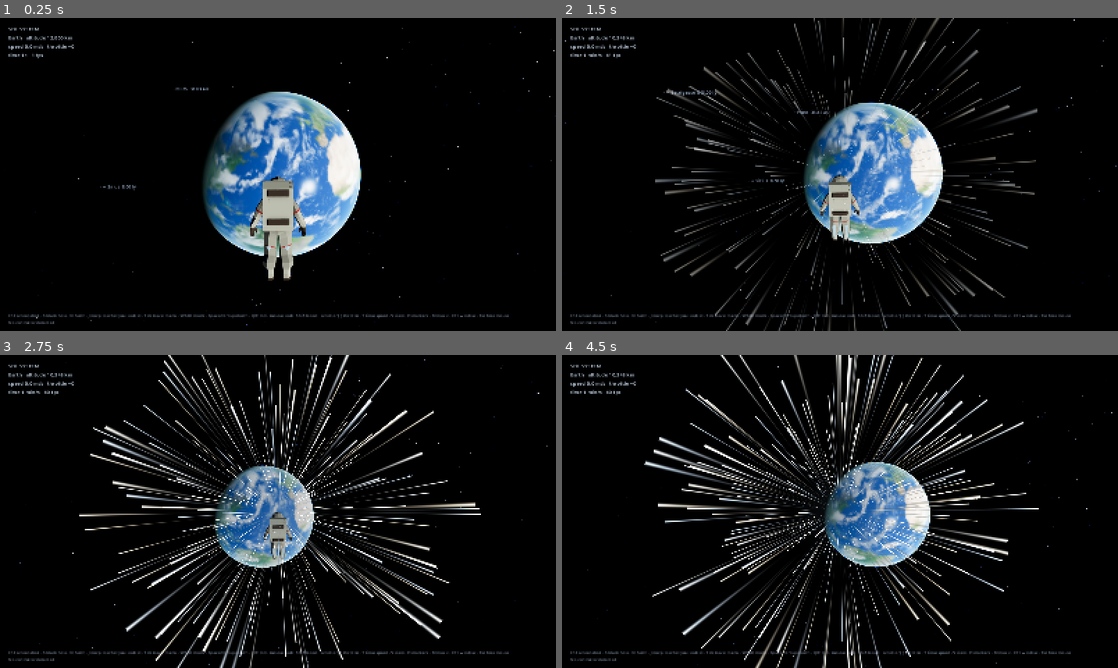
Above: before the commit, frames 1-4 (two rows, left to right).
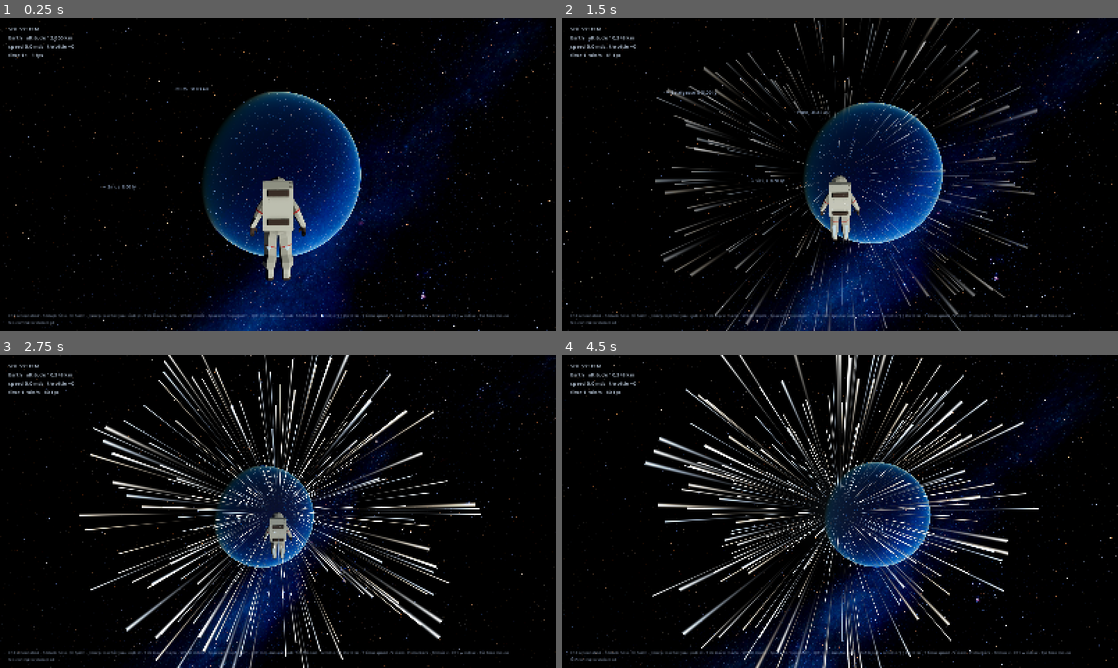
Above: after the commit, the same moments.

Repository: mert-atalay/uzay
Game: Godot game, scene res://scenes/main.tscn
Same seed, same stepped clock (60 frames per second), same inputs: the game is played once before the commit and once after it.
Inputs (mouse positions are in pixels of both pictures, inside the frame that each line leads up to):
- Up to frame 1 (0.25 s): no input
- Up to frame 2 (1.5 s): tap Enter at 0.5 s; move the mouse to (867, 174) at 0.52 s; hold Shift (boost) 0.53-1.28 s; hold W (move_forward) from 0.53 s (still down); click (867, 174) at 0.67 s; tap B (jump_black_hole) at 0.77 s; move the mouse to (812, 174) at 1.27 s; tap T (time_scale) at 1.35 s; click (812, 174) at 1.42 s
- Up to frame 3 (2.75 s): keep holding W (move_forward); tap B (jump_black_hole) at 1.52 s; move the mouse to (289, 505) at 2.02 s; hold H (toggle_markers) from 2.03 s (still down); click (289, 505) at 2.17 s
- Up to frame 4 (4.5 s): keep holding W (move_forward); move the mouse to (834, 517) at 2.77 s; release H (toggle_markers) at 2.78 s; tap V (toggle_view) at 2.85 s; click (834, 517) at 2.92 s; tap B (jump_black_hole) at 3.02, 3.77 s; move the mouse to (878, 514) at 3.52 s; hold J (warp_to_look) 3.53-4.28 s; click (878, 514) at 3.67 s; move the mouse to (795, 508) at 4.27 s; tap C at 4.35 s; click (795, 508) at 4.42 s

The runs differ from the first frame. In frame 1, 20% of the frame differs, in the area x 0-100%, y 0-100%; in frame 2, 17%; in frame 3, 9.5%; in frame 4, 13%.

Commit message:
Real sky, a believable Sun, a deeper black hole, and no more black disc
- The sky sphere was clipped by the far plane in a disc at the centre of the view; sky layers
  are now pinned to the far plane.
- Sky baked from Stellarium's Milky Way photograph and the HYG catalogue, with the naked-eye
  stars drawn as points and faint stars added per pixel.
- Stars: boiling surface, sunspots, limb darkening, corona, and glare when far away.
- Black hole: dense galactic-centre sky (also lensed), finer seamless disk, wider arrival view,
  a low drone, a darkening view and a time dilation readout.
- Daylight hides the stars more strongly inside air.

Co-Authored-By: Claude Fable 5.2 <noreply@anthropic.com>
Claude-Session: https://claude.ai/code/session_01B3mgGfndzZH63tY3QMdoJR

Diff:
--- a/shaders/black_hole.gdshader
+++ b/shaders/black_hole.gdshader
@@ -14,12 +14,13 @@
 
 uniform sampler2D panorama : source_color, filter_linear, repeat_enable;
 uniform float sky_brightness = 1.0;
+uniform float sky_core = 1.0;
 uniform mat3 sky_from_world = mat3(1.0);
 uniform float lens_radius = 60.0;
 uniform vec3 disk_normal = vec3(0.0, 1.0, 0.0);
 uniform float disk_inner = 3.0; // innermost stable circular orbit
 uniform float disk_outer = 16.0;
-uniform float disk_energy = 5.0;
+uniform float disk_energy = 4.0;
 // 0 outside the horizon, rising to 1 during the fall: the outside universe blue-shifts and brightens.
 uniform float fall = 0.0;
 
@@ -65,8 +66,8 @@
 }
 
 vec3 sky(vec3 dir) {
-	vec3 c = textureLod(panorama, sky_uv(normalize(sky_from_world * dir)), 0.0).rgb;
-	return pow(c, vec3(1.35)) * sky_brightness * mix(vec3(1.0), vec3(3.0, 4.5, 7.0), fall);
+	vec3 c = sky_color(panorama, normalize(sky_from_world * dir), sky_core);
+	return c * sky_brightness * mix(vec3(1.0), vec3(3.0, 4.5, 7.0), fall);
 }
 
 // Emission where a ray crosses the disk plane at point p (in rs units), travelling along v.
@@ -90,13 +91,18 @@
 	float ang = atan(dot(p, e2), dot(p, e1));
 	float omega = 2.2 * pow(r, -1.5);
 	float a = ang + TIME * omega;
-	float streaks = fbm(vec2(r * 2.6, a * 3.0 + r * 0.8)) * 0.65 + fbm(vec2(r * 9.0, a * 14.0)) * 0.35;
-	float lanes = smoothstep(0.25, 0.75, streaks);
+	// Noise wrapped around the circle (no seam where the angle wraps), sheared into spirals.
+	float sp = a + r * 0.27;
+	vec3 ring = vec3(cos(sp), sin(sp), 0.0);
+	float streaks = sky_fbm(vec3(ring.xy * 3.0, r * 2.6)) * 0.6 + sky_fbm(vec3(ring.xy * 13.0, r * 9.0)) * 0.4;
+	float fine = sky_noise(vec3(ring.xy * 5.0, r * 34.0));
+	float lanes = smoothstep(0.25, 0.8, streaks) * (0.72 + 0.28 * fine);
 
 	float temp = pow(disk_inner / r, 0.75);
-	float edge = smoothstep(disk_inner, disk_inner * 1.18, r) * smoothstep(disk_outer, disk_outer * 0.55, r);
-	vec3 col = blackbody(temp * shift * 1.25) * pow(shift, 3.5) * temp * temp * (0.25 + 1.1 * lanes);
-	float alpha = edge * (0.55 + 0.45 * lanes);
+	float edge = smoothstep(disk_inner, disk_inner * 1.12, r) * smoothstep(disk_outer, disk_outer * 0.45, r);
+	vec3 col = blackbody(temp * shift * 1.25) * pow(shift, 3.2) * temp * temp * (0.2 + 1.15 * lanes);
+	// Thin gas: you see through the gaps between streaks, and more so towards the outer edge.
+	float alpha = edge * (0.3 + 0.7 * lanes) * mix(1.0, 0.55, smoothstep(disk_inner, disk_outer, r));
 	return vec4(col * disk_energy, alpha);
 }
 
--- a/shaders/sky.gdshader
+++ b/shaders/sky.gdshader
@@ -1,4 +1,5 @@
-// The night sky: an inside-out sphere showing the Milky Way panorama (real star positions).
+// The night sky: an inside-out sphere showing the real Milky Way and stars (tools/bake_sky.py),
+// with the faintest stars added per pixel so the sky stays sharp at any resolution.
 shader_type spatial;
 render_mode unshaded, cull_front, depth_draw_never, fog_disabled;
 
@@ -6,16 +7,18 @@
 
 uniform sampler2D panorama : source_color, filter_linear, repeat_enable;
 uniform float brightness = 1.0;
+uniform float core = 0.0;
 
 varying vec3 dir_obj;
 
 void vertex() {
 	dir_obj = VERTEX;
+	// Pin to the far plane. A sphere "almost at" the far plane loses the last bits of depth
+	// precision and gets clipped in a disc at the centre of the view.
+	POSITION = PROJECTION_MATRIX * (MODELVIEW_MATRIX * vec4(VERTEX, 1.0));
+	POSITION.z = 0.0;
 }
 
 void fragment() {
-	vec3 c = textureLod(panorama, sky_uv(normalize(dir_obj)), 0.0).rgb;
-	// Deepen the blacks so space reads as a void, keep bright stars punchy.
-	c = pow(c, vec3(1.35)) * brightness;
-	ALBEDO = c;
+	ALBEDO = sky_color(panorama, normalize(dir_obj), core) * brightness;
 }
--- a/shaders/star.gdshader
+++ b/shaders/star.gdshader
@@ -1,18 +1,41 @@
-// A star's photosphere: boiling granulation texture, limb darkening, far brighter than the
-// glow threshold so it blooms.
+// A star's photosphere up close: boiling granulation, darker cooler spots, and a limb that
+// dims and reddens towards the edge (you look through more of the cooler upper layers there).
+// Bright enough to bloom, but not so bright the surface burns out to flat white.
 shader_type spatial;
 render_mode unshaded;
 
+#include "sky.gdshaderinc"
+
 uniform sampler2D surface_tex : source_color, filter_linear_mipmap, repeat_enable;
 uniform vec3 tint : source_color = vec3(1.0, 0.95, 0.85);
-uniform float energy = 30.0;
+uniform float energy = 4.5;
+
+varying vec3 dir_obj;
+
+void vertex() {
+	dir_obj = normalize(VERTEX);
+}
 
 void fragment() {
-	vec2 flow = vec2(TIME * 0.0006, 0.0);
-	vec3 a = texture(surface_tex, UV + flow).rgb;
-	vec3 b = texture(surface_tex, UV * vec2(2.0, 2.0) - flow * 1.7).rgb;
-	float granules = dot(mix(a, b, 0.35), vec3(0.4, 0.4, 0.2));
-	float mu = max(dot(normalize(NORMAL), normalize(VIEW)), 0.0);
-	float limb = 0.35 + 0.65 * pow(mu, 0.55);
-	ALBEDO = tint * (0.55 + granules * 0.9) * limb * energy;
+	vec3 d = normalize(dir_obj);
+	float t = TIME;
+	// Large slow convection cells, then fine granules that churn faster.
+	float big = sky_fbm(d * 6.0 + vec3(0.0, t * 0.01, 0.0));
+	float mid = sky_fbm(d * 28.0 + vec3(t * 0.03, 0.0, t * 0.02));
+	float fine = sky_noise(d * 140.0 + vec3(0.0, t * 0.12, 0.0)) * sky_noise(d * 210.0 - vec3(t * 0.1, 0.0, 0.0));
+	float granules = 0.55 * mid + 0.75 * fine;
+	// Active regions from the real solar map, drifting with the star's rotation.
+	vec3 map = texture(surface_tex, UV + vec2(t * 0.0004, 0.0)).rgb;
+	float active = dot(map, vec3(0.4, 0.4, 0.2));
+	float spots = smoothstep(0.62, 0.72, big) * smoothstep(0.5, 0.75, sky_noise(d * 13.0 + 4.0));
+	float heat = 0.62 + 0.5 * granules + 0.35 * (active - 0.5) + 0.25 * (big - 0.5);
+	heat *= 1.0 - 0.75 * spots;
+
+	float mu = clamp(dot(normalize(NORMAL), normalize(VIEW)), 0.0, 1.0);
+	float limb = 1.0 - 0.62 * (1.0 - sqrt(mu)) - 0.2 * (1.0 - mu);
+	// Hotter patches are whiter, cooler ones and the limb more orange.
+	vec3 hot = mix(tint, vec3(1.0, 0.97, 0.9), 0.4);
+	vec3 cool = tint * vec3(1.0, 0.5, 0.18);
+	vec3 color = mix(cool, hot, clamp(heat * (0.3 + 0.6 * mu), 0.0, 1.0));
+	ALBEDO = color * heat * limb * energy;
 }
--- /dev/null
+++ b/shaders/star_glow.gdshader
@@ -0,0 +1,51 @@
+// The light around a star: its corona when you are close, and the glare your eye (or any
+// lens) adds around a point that bright when you are far. A camera-facing square centred on
+// the star; never smaller on screen than a few degrees, so a distant sun is still a blaze.
+shader_type spatial;
+render_mode unshaded, blend_add, depth_draw_never, cull_disabled, fog_disabled;
+
+#include "sky.gdshaderinc"
+
+uniform vec3 tint : source_color = vec3(1.0, 0.95, 0.85);
+uniform float energy = 1.0;
+// Half-width of the square in star radii, and the smallest it may look (tangent of the angle).
+uniform float reach = 9.0;
+uniform float min_angle = 0.17;
+// Brighter when you are near the star, set from its real distance.
+uniform float glare_gain = 1.0;
+
+varying float far_glare; // 0 close to the star, 1 once it is small in the sky
+varying vec2 p; // position on the square in star radii (the star's disc is |p| < 1)
+
+void vertex() {
+	float radius = length(MODEL_MATRIX[0].xyz);
+	vec3 centre_view = (VIEW_MATRIX * vec4(MODEL_MATRIX[3].xyz, 1.0)).xyz;
+	float dist = length(centre_view);
+	float half_size = max(reach * radius, dist * min_angle);
+	p = VERTEX.xy * 2.0 * half_size / radius;
+	far_glare = smoothstep(0.1, 1.2, dist * min_angle / (reach * radius));
+	// Face the camera.
+	vec3 pos_view = centre_view + vec3(VERTEX.xy * 2.0 * half_size, 0.0);
+	POSITION = PROJECTION_MATRIX * vec4(pos_view, 1.0);
+}
+
+void fragment() {
+	float r = length(p);
+	float a = atan(p.y, p.x);
+	// Corona: falls away fast from the limb, combed into faint streamers.
+	float out_r = max(r - 1.0, 0.0);
+	float streamers = sky_fbm(vec3(cos(a) * 3.0, sin(a) * 3.0, r * 0.35 + TIME * 0.01));
+	float fine = sky_fbm(vec3(cos(a) * 11.0, sin(a) * 11.0, r * 0.2 - TIME * 0.006));
+	float corona = exp(-out_r * 1.6) * (0.35 + 0.9 * streamers * fine) + 0.22 / (1.0 + out_r * out_r * 1.5);
+	corona *= smoothstep(0.93, 1.02, r); // the disc itself is drawn by the photosphere
+	// Glare: what a point that bright does in an eye or a lens. A hard core, a soft halo and
+	// a few uneven rays; only once the star is small in the sky.
+	vec2 q2 = UV * 2.0 - 1.0;
+	float q = length(q2);
+	float rays = 0.35 + 1.6 * sky_fbm(vec3(cos(a) * 5.0, sin(a) * 5.0, 2.0)) * sky_fbm(vec3(cos(a) * 17.0, sin(a) * 17.0, 7.0));
+	float glare = 30.0 / (1.0 + pow(q / 0.01, 2.0)) + 0.55 * rays * rays / (1.0 + pow(q / 0.04, 2.0)) + 0.05 * exp(-q * 5.0);
+	glare *= glare_gain;
+	float fade = 1.0 - smoothstep(0.55, 1.0, q);
+	vec3 color = mix(tint, vec3(1.0), 0.35) * (corona * 2.2 * (1.0 - far_glare) + glare * far_glare);
+	ALBEDO = color * energy * fade;
+}
--- /dev/null
+++ b/shaders/star_points.gdshader
@@ -0,0 +1,24 @@
+// The naked-eye stars as sharp points of light, each with its real place, brightness and colour.
+// VERTEX = direction in the sky frame, COLOR.rgb = colour, COLOR.a = magnitude / 8.
+shader_type spatial;
+render_mode unshaded, blend_add, depth_draw_never, fog_disabled;
+
+uniform float brightness = 1.0;
+uniform float pixel_scale = 1.0; // viewport height / 1080
+
+varying float flux;
+
+void vertex() {
+	float mag = COLOR.a * 16.0 - 2.0;
+	flux = 1.4 * pow(10.0, -0.2 * (mag - 2.0));
+	// Brighter stars are a little bigger, as they look to the eye; faint ones stay a pixel or two.
+	POSITION = PROJECTION_MATRIX * (MODELVIEW_MATRIX * vec4(VERTEX, 1.0));
+	POSITION.z = 0.0;
+	POINT_SIZE = clamp(2.2 + 1.3 * (4.0 - mag) * 0.5, 2.0, 7.0) * pixel_scale;
+}
+
+void fragment() {
+	float r = length(POINT_COORD - 0.5) * 2.0;
+	float core_light = exp(-r * r * 5.0) * (1.0 - smoothstep(0.8, 1.0, r));
+	ALBEDO = COLOR.rgb * flux * core_light * brightness;
+}
--- a/src/game/body_visuals.gd
+++ b/src/game/body_visuals.gd
@@ -11,6 +11,7 @@
 
 const PLANET_SHADER := preload("res://shaders/planet.gdshader")
 const STAR_SHADER := preload("res://shaders/star.gdshader")
+const STAR_GLOW_SHADER := preload("res://shaders/star_glow.gdshader")
 const ATMO_SHADER := preload("res://shaders/atmosphere.gdshader")
 const RING_SHADER := preload("res://shaders/ring.gdshader")
 const BLACK_HOLE_SHADER := preload("res://shaders/black_hole.gdshader")
@@ -57,8 +58,20 @@
 			var m := ShaderMaterial.new()
 			m.shader = STAR_SHADER
 			m.set_shader_parameter("surface_tex", texture("sun.jpg"))
-			m.set_shader_parameter("tint", UniverseCatalog.color_of(b["star_color"], Color(1, 0.95, 0.85)))
+			var tint := UniverseCatalog.color_of(b["star_color"], Color(1, 0.95, 0.85))
+			m.set_shader_parameter("tint", tint)
 			mi.material_override = m
+			# Corona and glare: a square that always faces the camera.
+			var glow := MeshInstance3D.new()
+			glow.name = "Glow"
+			glow.mesh = QuadMesh.new()
+			glow.custom_aabb = AABB(Vector3.ONE * -1.0e6, Vector3.ONE * 2.0e6)
+			glow.cast_shadow = GeometryInstance3D.SHADOW_CASTING_SETTING_OFF
+			var gm := ShaderMaterial.new()
+			gm.shader = STAR_GLOW_SHADER
+			gm.set_shader_parameter("tint", tint)
+			glow.material_override = gm
+			mi.add_child(glow)
 		"black-hole":
 			var lens := SphereMesh.new()
 			lens.radius = LENS_RADIUS
--- a/src/game/space_view.gd
+++ b/src/game/space_view.gd
@@ -16,7 +16,7 @@
 ## behind at 30 km/s). The prototype called this the co-moving reference frame.
 const FRAME_RADII := 200.0
 const SKY_SHADER := preload("res://shaders/sky.gdshader")
-const SKY_BRIGHTNESS := 0.85
+const SKY_BRIGHTNESS := 1.0
 const WARP_SECONDS := 6.0
 const WARP_CROSS_SECONDS := 10.0
 
@@ -54,6 +54,8 @@
 
 var clouds: CloudLayer
 var rocks: SurfaceRocks
+var stars: StarPoints
+var _at_core := false
 var _tesseract_origin := DVec3.new()
 var _shake_time := 0.0
 
@@ -63,6 +65,9 @@
 	clouds = CloudLayer.new()
 	clouds.name = "Clouds"
 	add_child(clouds)
+	stars = StarPoints.new()
+	stars.name = "Stars"
+	add_child(stars)
 	rocks = SurfaceRocks.new()
 	rocks.name = "Rocks"
 	add_child(rocks)
@@ -76,7 +81,8 @@
 
 
 func _set_sky_dim(dim: float) -> void:
-	(sky.material_override as ShaderMaterial).set_shader_parameter("brightness", SKY_BRIGHTNESS * (1.0 - 0.97 * dim))
+	(sky.material_override as ShaderMaterial).set_shader_parameter("brightness", SKY_BRIGHTNESS * (1.0 - 0.985 * dim))
+	stars.set_brightness(1.0 - 0.985 * dim)
 
 
 func _setup_sky() -> void:
@@ -101,6 +107,10 @@
 	_body_light.clear()
 	_frame_body = ""
 	player.system_id = system_id
+	# At the galactic centre the sky is a different place: no familiar constellations, a wall of stars.
+	var primary := Universe.catalog.primary_of(system_id)
+	_at_core = not primary.is_empty() and primary["kind"] == "black-hole"
+	(sky.material_override as ShaderMaterial).set_shader_parameter("core", 1.0 if _at_core else 0.0)
 	for b in Universe.catalog.bodies_in_system(system_id):
 		var mi := BodyVisuals.build(b, _lit_materials)
 		add_child(mi)
@@ -131,14 +141,17 @@
 	if b["kind"] == "star":
 		return b["radius_m"] * 5.0
 	if b["kind"] == "black-hole":
-		return b["radius_m"] * 9.0
+		return b["radius_m"] * 24.0
 	return b["radius_m"] * 3.0
 
 
 ## Which side of a body you arrive on (unit vector from its centre).
 func _arrival_dir(b: Dictionary, center: DVec3) -> Vector3:
 	if b["parent"] == null:
-		# A star or the black hole: approach from slightly above its equator.
+		if b["kind"] == "black-hole":
+			# High enough above the disk to take in the whole thing, shadow and all.
+			return Vector3(0.6, 0.3, 0.74).normalized()
+		# A star: approach from slightly above its equator.
 		return Vector3(0.62, 0.17, 0.77).normalized()
 	# The day side, a little off-axis so the terminator shows.
 	var to_star := center.scaled(-1.0).normalized().to_vector3()
@@ -293,6 +306,8 @@
 	_update_lighting(centers)
 	_update_terrain()
 	sky.global_transform = Transform3D(_sky_basis.scaled(Vector3.ONE * space.far * 0.95), Vector3.ZERO)
+	stars.global_transform = Transform3D(_sky_basis.scaled(Vector3.ONE * space.far * 0.93), Vector3.ZERO)
+	stars.visible = sky.visible and not _at_core
 
 
 ## Close to a spinning body you turn with it, as if its air and gravity had hold of you.
@@ -386,7 +401,7 @@
 	var up := rel.scaled(-1.0 / d).to_vector3()
 	if atmo != null and atmo["density"] >= 0.1:
 		var air := clampf(float(atmo["density"]), 0.0, 1.0) * exp(-maxf(ground["sea_altitude"], 0.0) / 12000.0)
-		_set_sky_dim(air * smoothstep(-0.1, 0.1, up.dot(light[0])))
+		_set_sky_dim(minf(air * 4.0, 1.0) * smoothstep(-0.1, 0.1, up.dot(light[0])))
 	else:
 		_set_sky_dim(0.0)
 	rocks.place(b, terrain.field, ground["fixed_up"], radius + ground["sea_altitude"],
@@ -492,11 +507,15 @@
 	star_energy = 1.0 if is_hole else 1.5
 	for id in bodies:
 		var mi: MeshInstance3D = bodies[id]
+		var c: DVec3 = centers[id]
+		var d := c.length()
+		var glow := mi.get_node_or_null("Glow") as MeshInstance3D
+		if glow != null:
+			# A sun is a blaze from one AU and still the brightest star by far from forty.
+			(glow.material_override as ShaderMaterial).set_shader_parameter("glare_gain", clampf(pow(au / maxf(d, 1.0), 0.55), 0.12, 2.5))
 		var mats := _materials_of(mi)
 		if mats.is_empty():
 			continue
-		var c: DVec3 = centers[id]
-		var d := c.length()
 		var to_star := c.scaled(-1.0).normalized().to_vector3()
 		# Gentle falloff (not inverse-square) until auto-exposure lands: far worlds are dimmer but readable.
 		var energy := clampf(1.5 * pow(au / maxf(d, 1.0), 0.3), 0.35, 2.4)
--- /dev/null
+++ b/src/game/star_points.gd
@@ -0,0 +1,45 @@
+class_name StarPoints
+extends MeshInstance3D
+## The ~15,000 stars you could see with your own eyes, drawn as points at their real positions
+## (data/stars.bin, baked from the HYG catalogue by tools/bake_sky.py). The panorama behind
+## them carries the same stars, but a texture can never be as sharp as a point.
+
+const SHADER := preload("res://shaders/star_points.gdshader")
+const DATA := "res://data/stars.bin"
+
+var _material := ShaderMaterial.new()
+
+
+func _ready() -> void:
+	cast_shadow = GeometryInstance3D.SHADOW_CASTING_SETTING_OFF
+	_material.shader = SHADER
+	# After the sky itself, before anything else see-through.
+	_material.render_priority = -90
+	material_override = _material
+	custom_aabb = AABB(Vector3.ONE * -2.0, Vector3.ONE * 4.0)
+	var bytes := FileAccess.get_file_as_bytes(DATA)
+	if bytes.is_empty():
+		visible = false
+		return
+	var values := bytes.to_float32_array()
+	var count := values.size() / 7
+	var verts := PackedVector3Array()
+	var colors := PackedColorArray()
+	verts.resize(count)
+	colors.resize(count)
+	for i in count:
+		var o := i * 7
+		verts[i] = Vector3(values[o], values[o + 1], values[o + 2])
+		colors[i] = Color(values[o + 4], values[o + 5], values[o + 6], clampf((values[o + 3] + 2.0) / 16.0, 0.0, 1.0))
+	var arrays := []
+	arrays.resize(Mesh.ARRAY_MAX)
+	arrays[Mesh.ARRAY_VERTEX] = verts
+	arrays[Mesh.ARRAY_COLOR] = colors
+	var am := ArrayMesh.new()
+	am.add_surface_from_arrays(Mesh.PRIMITIVE_POINTS, arrays)
+	mesh = am
+
+
+func set_brightness(b: float) -> void:
+	_material.set_shader_parameter("brightness", b)
+	_material.set_shader_parameter("pixel_scale", maxf(DisplayServer.window_get_size().y, 360.0) / 1080.0)
--- a/src/ui/format.gd
+++ b/src/ui/format.gd
@@ -49,3 +49,14 @@
 		if left > 0 and left % 3 == 0:
 			out += ","
 	return out
+
+
+## A span of time in the largest sensible unit: "1.02 hours", "3.4 days", "12 years".
+static func duration(seconds: float) -> String:
+	var hours := seconds / 3600.0
+	if hours < 48.0:
+		return "%.2f hours" % hours
+	var days := hours / 24.0
+	if days < 730.0:
+		return "%.1f days" % days
+	return "%s years" % String.num(days / 365.25, 1)
--- a/src/ui/hud.gd
+++ b/src/ui/hud.gd
@@ -36,6 +36,7 @@
 		music.volume_db = MUSIC_DB
 		music.play()
 	(space_view.get_node("Plunge") as Plunge).phase_changed.connect(_on_plunge_phase)
+	_setup_dread()
 
 
 const HELP_KEYS := "F12 screenshot · B black hole · N Earth · J warp to what you look at · Tab travel menu · WASD move · Space/Ctrl up/down · Q/E roll · mouse look · Shift boost · scroll or [ ] throttle · T time speed · V view · H markers · M music · F11 window · Esc free mouse"
@@ -56,6 +57,57 @@
 
 
 var _using_pad := false
+var _vignette: ColorRect
+var _drone: AudioStreamPlayer
+## 0 far from the black hole, 1 at its horizon. Drives the darkening view and the drone.
+var _dread := 0.0
+
+const VIGNETTE_SHADER := "shader_type canvas_item;\nuniform float amount = 0.0;\nvoid fragment() {\n\tfloat r = length(UV * 2.0 - 1.0);\n\tCOLOR = vec4(0.0, 0.0, 0.0, smoothstep(0.55, 1.5, r) * amount);\n}\n"
+
+
+## The things that make the black hole feel wrong before you can say why: the edges of your
+## view closing in, and a drone so low you half feel it.
+func _setup_dread() -> void:
+	_vignette = ColorRect.new()
+	_vignette.set_anchors_preset(Control.PRESET_FULL_RECT)
+	_vignette.mouse_filter = Control.MOUSE_FILTER_IGNORE
+	var shader := Shader.new()
+	shader.code = VIGNETTE_SHADER
+	var m := ShaderMaterial.new()
+	m.shader = shader
+	_vignette.material = m
+	add_child(_vignette)
+	move_child(_vignette, 0)
+	_drone = AudioStreamPlayer.new()
+	var stream := load("res://assets/music/black_hole_drone.ogg") as AudioStreamOggVorbis
+	if stream != null:
+		stream.loop = true
+		_drone.stream = stream
+		_drone.volume_db = -60.0
+		add_child(_drone)
+
+
+func _update_dread(p: Player, delta: float) -> void:
+	var target := 0.0
+	var plunge := space_view.plunge
+	if plunge.phase == Plunge.Phase.FALLING:
+		target = 1.0
+	elif plunge.phase == Plunge.Phase.NONE and p.nearest_is_black_hole:
+		var rs: float = Universe.catalog.body(p.nearest_body_id)["radius_m"]
+		target = clampf(1.0 - log(1.0 + maxf(p.nearest_altitude, 0.0) / rs) / log(40.0), 0.0, 1.0)
+	_dread = lerpf(_dread, target, 1.0 - exp(-1.5 * delta))
+	(_vignette.material as ShaderMaterial).set_shader_parameter("amount", 0.6 * _dread)
+	if _drone.stream != null:
+		if _dread > 0.01 and not _drone.playing and not music.stream_paused:
+			_drone.play()
+		elif (_dread <= 0.01 or music.stream_paused) and _drone.playing:
+			_drone.stop()
+		_drone.volume_db = lerpf(-34.0, -5.0, _dread)
+
+
+## How much slower your clock runs than one far away, hovering at `altitude` above the horizon.
+static func time_dilation(altitude: float, rs: float) -> float:
+	return 1.0 / sqrt(maxf(1.0 - rs / (rs + maxf(altitude, rs * 1.0e-6)), 1.0e-12))
 var _shot_note_until := 0.0
 
 
@@ -171,7 +223,7 @@
 				notice.modulate = Color(1.0, 0.92, 0.8, 0.5 + 0.3 * sin(Time.get_ticks_msec() * 0.003))
 
 
-func _process(_delta: float) -> void:
+func _process(delta: float) -> void:
 	var p := space_view.player
 	_update_plunge(p)
 	var nearest := Universe.catalog.body(p.nearest_body_id)
@@ -182,6 +234,11 @@
 		Fmt.speed(p.velocity.length()), p.throttle,
 		Fmt.time_scale(Universe.time_scale), Engine.get_frames_per_second(),
 	]
+	if p.nearest_is_black_hole and space_view.plunge.phase == Plunge.Phase.NONE:
+		var rs: float = nearest["radius_m"]
+		if p.nearest_altitude < rs * 40.0:
+			info.text += "\n1 hour here = %s on Earth" % Fmt.duration(3600.0 * time_dilation(p.nearest_altitude, rs))
+	_update_dread(p, delta)
 	if Time.get_ticks_msec() / 1000.0 < _shot_note_until:
 		info.text += "\n" + info_note
 	if marker_layer.visible:
--- a/tests/test_ground_detail.gd
+++ b/tests/test_ground_detail.gd
@@ -18,3 +18,10 @@
 		total += r
 	check_near(total / 2000.0, 0.5, 0.05, "and average out to a half")
 	check(SurfaceRocks._hash(12, -7, 3) == SurfaceRocks._hash(12, -7, 3), "same cell, same rock")
+
+
+func test_time_runs_slower_near_the_horizon() -> void:
+	var rs := 1.0e10
+	check_near(Hud.time_dilation(rs * 1.0e6, rs), 1.0, 1.0e-5, "far away clocks agree")
+	check_rel(Hud.time_dilation(rs / 3.0, rs), 2.0, 1.0e-9, "at 4/3 of the horizon radius time runs at half speed")
+	check(Hud.time_dilation(rs * 0.001, rs) > 30.0, "close to the horizon an hour is more than a day")
--- a/tools/capture_node.gd
+++ b/tools/capture_node.gd
@@ -55,6 +55,13 @@
 
 func _process(_delta: float) -> void:
 	_count += 1
+	if _count == 2 and OS.get_environment("UZAY_RED") != "":
+		(get_parent().get_node("WorldEnvironment") as WorldEnvironment).environment.background_color = Color(0.5, 0.0, 0.0)
+	if _count == 2 and OS.get_environment("UZAY_HIDE") != "":
+		for name in OS.get_environment("UZAY_HIDE").split(","):
+			get_parent().get_node(name).visible = false
+	if _count == 8 and OS.get_environment("UZAY_DUMP") != "":
+		_dump(get_parent(), 0)
 	var sv := get_parent() as SpaceView
 	if look_at_body != "" and _count >= 3:
 		var target: Variant = sv.render_position_of(look_at_body)
@@ -86,3 +93,15 @@
 		get_viewport().get_texture().get_image().save_png(out_path)
 		print("saved ", out_path)
 		get_tree().quit()
+
+
+func _dump(n: Node, depth: int) -> void:
+	if n is GeometryInstance3D and (n as GeometryInstance3D).is_visible_in_tree():
+		var g := n as GeometryInstance3D
+		print("VIS ", g.get_path(), " pos=", g.global_position, " scale=", g.global_basis.get_scale())
+	if n is CanvasItem and (n as CanvasItem).is_visible_in_tree():
+		print("CAN ", n.get_path(), " ", n.get_class(), " ", (n as Control).get_global_rect() if n is Control else "")
+	if n is Light3D or n is Camera3D or n is WorldEnvironment:
+		print("ENV ", n.get_path(), " ", n.get_class())
+	for c in n.get_children():
+		_dump(c, depth + 1)
Not shown, added: assets/music/black_hole_drone.ogg.import
Binary file changed: assets/textures/milky_way.jpg
Binary file added: data/stars.bin
Not shown, changed: export_presets.cfg
Not shown, changed: shaders/clouds.gdshaderinc
Not shown, changed: shaders/sky.gdshaderinc
Not shown, added: shaders/star_glow.gdshader.uid
Not shown, added: shaders/star_points.gdshader.uid
Not shown, added: src/game/star_points.gd.uid
Not shown, changed: CLAUDE.md
Not shown, added: assets/music/black_hole_drone.ogg
